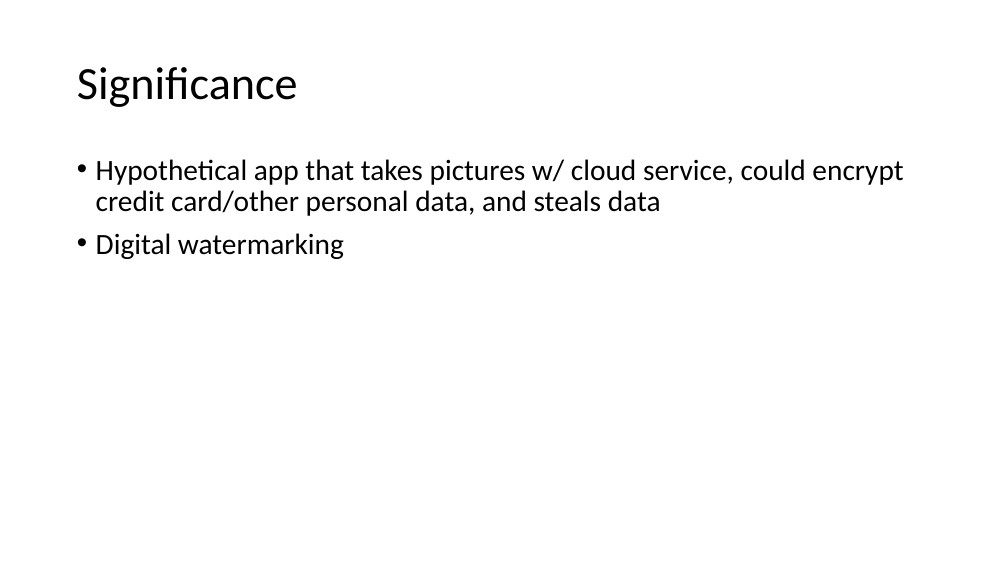
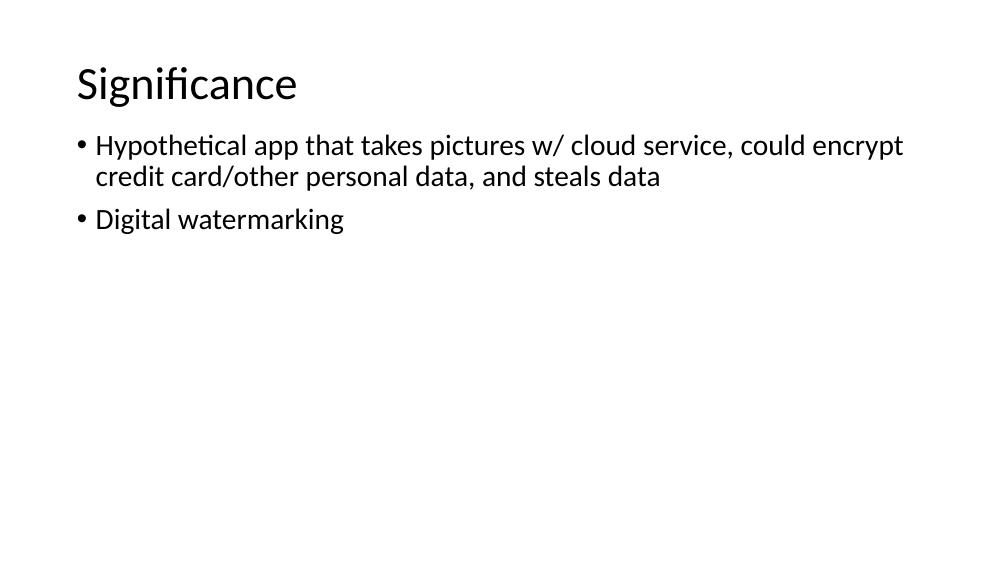
Before and after one commit to crussell2021/SteganographyProject, a slide deck: slide 7 of Documents/Presentation.pptx. Drawn at 1008x567 pixels with LibreOffice and Linux fonts; fonts in the diff are those of the drawing. Boxes give left, top, right and bottom in pixels: in the first picture for what was removed or moved away, otherwise in the second. Text is boxed around its words. In the diff, an @@ line names an element or a change of style, - is before the commit and + after.

Commit message:
added slide for digital image steganography

```diff
--- a/Documents/Presentation.pptx
+++ b/Documents/Presentation.pptx
@@ text "Hypothetical app that takes pictures ...": place and size @@
-text "Hypothetical app that takes pictures ..." at <box>96,159,903,259</box>
+text "Hypothetical app that takes pictures ..." at <box>96,134,903,234</box>
```
Also in this commit, not shown: 2 other slides changed, 1 slide added.
